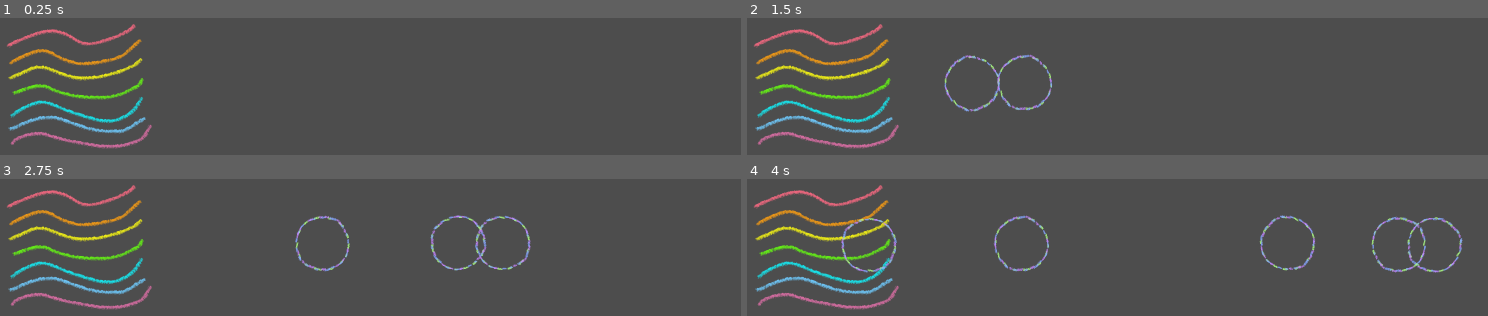
Above: before the commit, frames 1-4 (two rows, left to right).
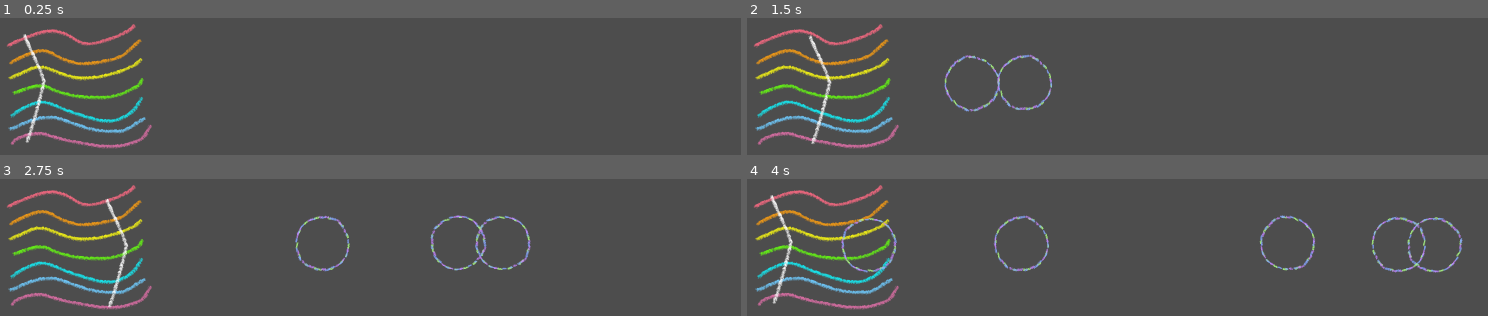
Above: after the commit, the same moments.

Repository: KuthorX/element-maze
Game: Godot game, scene res://node_2d.tscn
The game is run twice, just before and just after one commit, with the same random seed, the same clock (stepped at 60 frames per second) and the same inputs.
Inputs:
- Up to frame 1 (0.25 s): no input
- Up to frame 2 (1.5 s): tap Enter (ui_accept) at 0.5, 0.77 s
- Up to frame 3 (2.75 s): tap Enter (ui_accept) at 1.52 s
- Up to frame 4 (4 s): tap Enter (ui_accept) at 3.02, 3.77 s

The runs differ from the first frame. In frame 1, 0.4% of the frame differs, in the area x 3-7%, y 11-92%; in frame 2, 0.4%; in frame 3, 0.4%, in the area x 14-18%, y 14-94%; in frame 4, 0.4%.

Commit message:
feat: ElementSourceArrow

Diff:
--- /dev/null
+++ b/SpriteFrames/ElementSourceArrow.tres
@@ -0,0 +1,22 @@
+[gd_resource type="SpriteFrames" load_steps=4 format=3 uid="uid://r6t4fiwohjp7"]
+
+[ext_resource type="Texture2D" uid="uid://crudjqecrcaov" path="res://images/ElementSourceArrow_1.png" id="1_1kqsm"]
+[ext_resource type="Texture2D" uid="uid://sy1mlajexgib" path="res://images/ElementSourceArrow_2.png" id="2_rcdx1"]
+[ext_resource type="Texture2D" uid="uid://ddi7tc0mf8xrd" path="res://images/ElementSourceArrow_3.png" id="3_lx6mf"]
+
+[resource]
+animations = [{
+"frames": [{
+"duration": 1.0,
+"texture": ExtResource("1_1kqsm")
+}, {
+"duration": 1.0,
+"texture": ExtResource("2_rcdx1")
+}, {
+"duration": 1.0,
+"texture": ExtResource("3_lx6mf")
+}],
+"loop": true,
+"name": &"default",
+"speed": 1.0
+}]
--- a/node_2d.tscn
+++ b/node_2d.tscn
@@ -1,7 +1,8 @@
-[gd_scene load_steps=3 format=3 uid="uid://l5rjn8rcbgs7"]
+[gd_scene load_steps=4 format=3 uid="uid://l5rjn8rcbgs7"]
 
 [ext_resource type="Texture2D" uid="uid://cygvgtb2efe2g" path="res://images/ElementSource.png" id="1_epypp"]
 [ext_resource type="Script" uid="uid://xh0e5d3lj14e" path="res://scripts/ElementSource.gd" id="2_0e48y"]
+[ext_resource type="SpriteFrames" uid="uid://r6t4fiwohjp7" path="res://SpriteFrames/ElementSourceArrow.tres" id="3_epypp"]
 
 [node name="Node2D" type="Node2D"]
 
@@ -10,9 +11,15 @@
 [node name="ElementSource" type="Sprite2D" parent="."]
 position = Vector2(431, 349)
 scale = Vector2(0.15, 0.2)
-texture = ExtResource("1_epypp")
 script = ExtResource("2_0e48y")
 initial_momentum = 700.0
+
+[node name="Foreground" type="Sprite2D" parent="ElementSource"]
+texture = ExtResource("1_epypp")
+
+[node name="AnimatedSprite2D" type="AnimatedSprite2D" parent="ElementSource"]
+sprite_frames = ExtResource("3_epypp")
+autoplay = "default"
 
 [node name="BounceFlat" type="Sprite2D" parent="."]
 
Binary file added: images/ElementSourceArrow_1.png
Not shown, added: images/ElementSourceArrow_1.png.import
Binary file added: images/ElementSourceArrow_2.png
Not shown, added: images/ElementSourceArrow_2.png.import
Binary file added: images/ElementSourceArrow_3.png
Not shown, added: images/ElementSourceArrow_3.png.import
